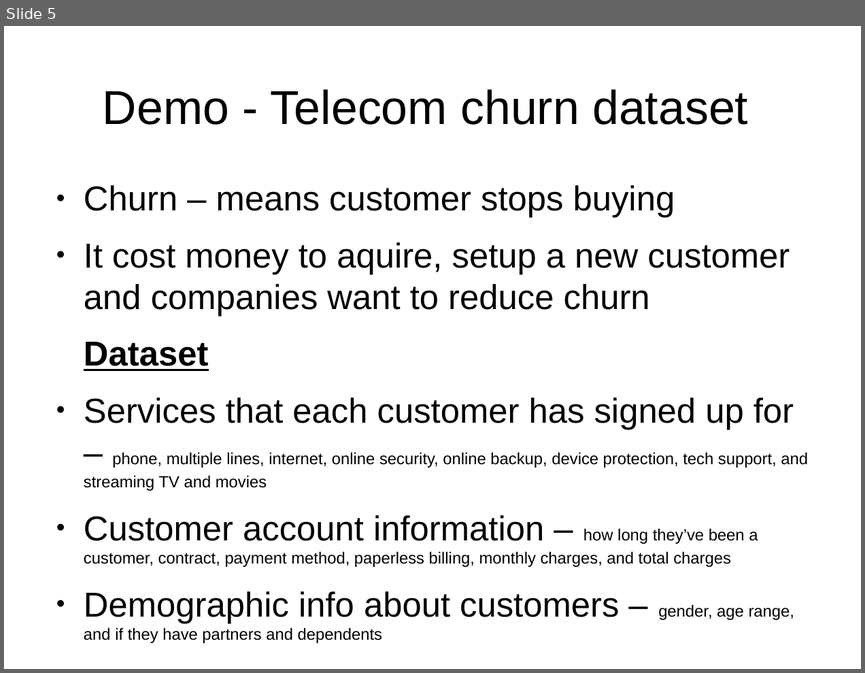
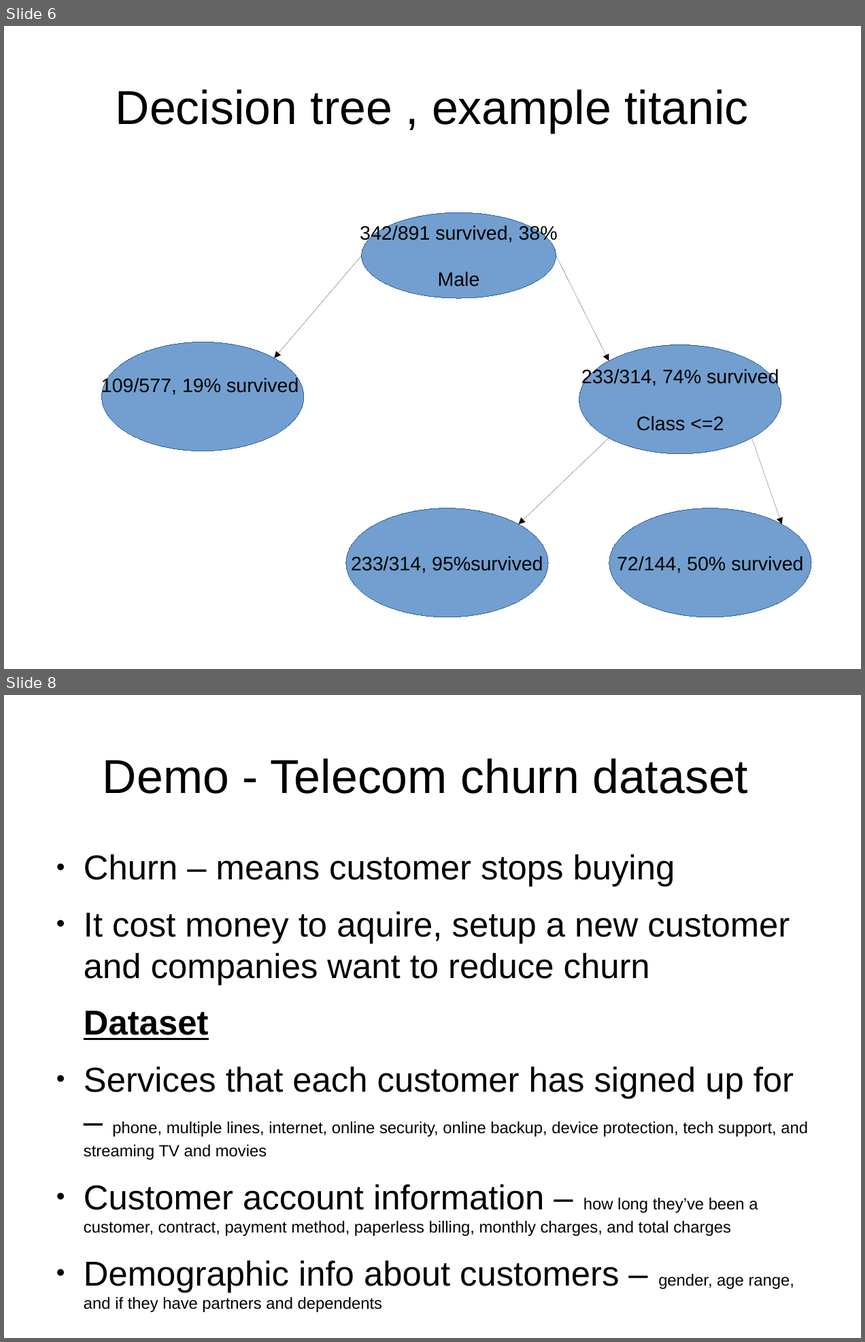
Before and after one commit to leexa90/ML_course_BII, a slide deck: opening_slides.odp. Shown one above the other, each under a label of ours: slide 5 before the commit, slides 6 and 8 after it; the slides between them are not shown. The pictures are 865x673 and 865x1342 pixels, drawn with LibreOffice and Linux fonts; fonts in the diff are those of the drawing. Boxes give left, top, right and bottom in pixels: in the first picture for what was removed or moved away, otherwise in the second. Text is boxed around its words. In the diff, an @@ line names an element or a change of style, - is before the commit and + after.

```diff
--- a/opening_slides.odp
+++ b/opening_slides.odp
@@ slide 6 added at (4,26,861,669), background #FFFFFF @@
@@ title added at (116,89,748,133), 44 pt, text #000000 @@
+Decision tree , example titanic
@@ ellipse added at (362,212,556,298), fill #729FCF, outline #3465A4 0 pt, 18 pt, text #000000 @@
+342/891 survived, 38%
+Male
@@ arrow added from (362, 255) to (275, 358), #000000 0 pt @@
@@ arrow added from (556, 255) to (609, 361), #000000 0 pt @@
@@ ellipse added at (102,342,304,450), fill #729FCF, outline #3465A4 0 pt, 18 pt, text #000000 @@
+109/577, 19% survived
@@ ellipse added at (579,345,781,454), fill #729FCF, outline #3465A4 0 pt, 18 pt, text #000000 @@
+233/314, 74% survived
+Class <=2
@@ arrow added from (609, 438) to (519, 524), #000000 0 pt @@
@@ arrow added from (752, 438) to (783, 524), #000000 0 pt @@
@@ ellipse added at (346,508,548,617), fill #729FCF, outline #3465A4 0 pt, 18 pt, text #000000 @@
+233/314, 95%survived
@@ ellipse added at (610,508,812,617), fill #729FCF, outline #3465A4 0 pt, 18 pt, text #000000 @@
+72/144, 50% survived
@@ what was slide 5 is now slide 8 @@
```
Also in this commit, not shown: 5 slides changed, 3 other slides added, 5 other files.
